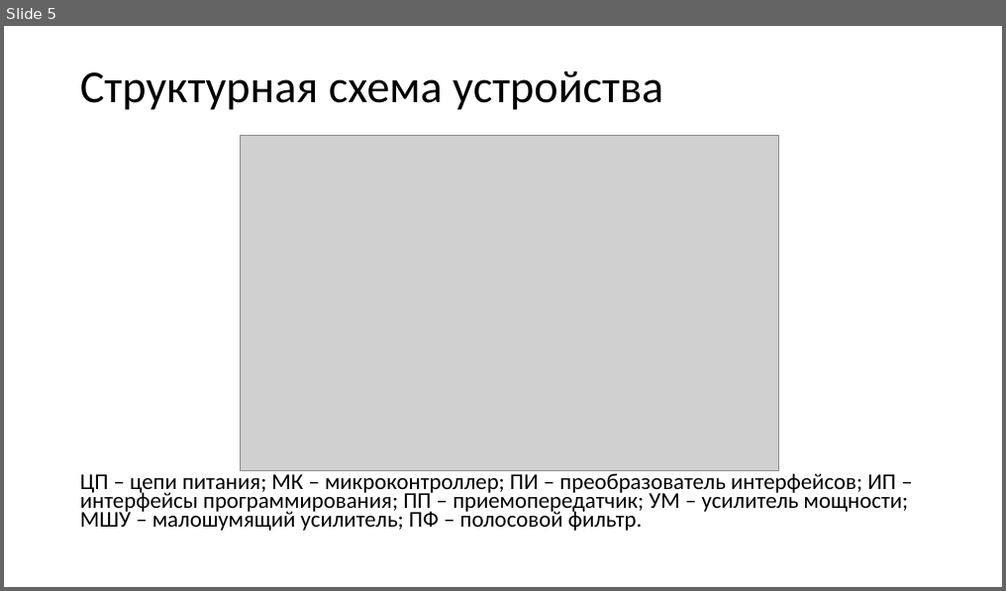
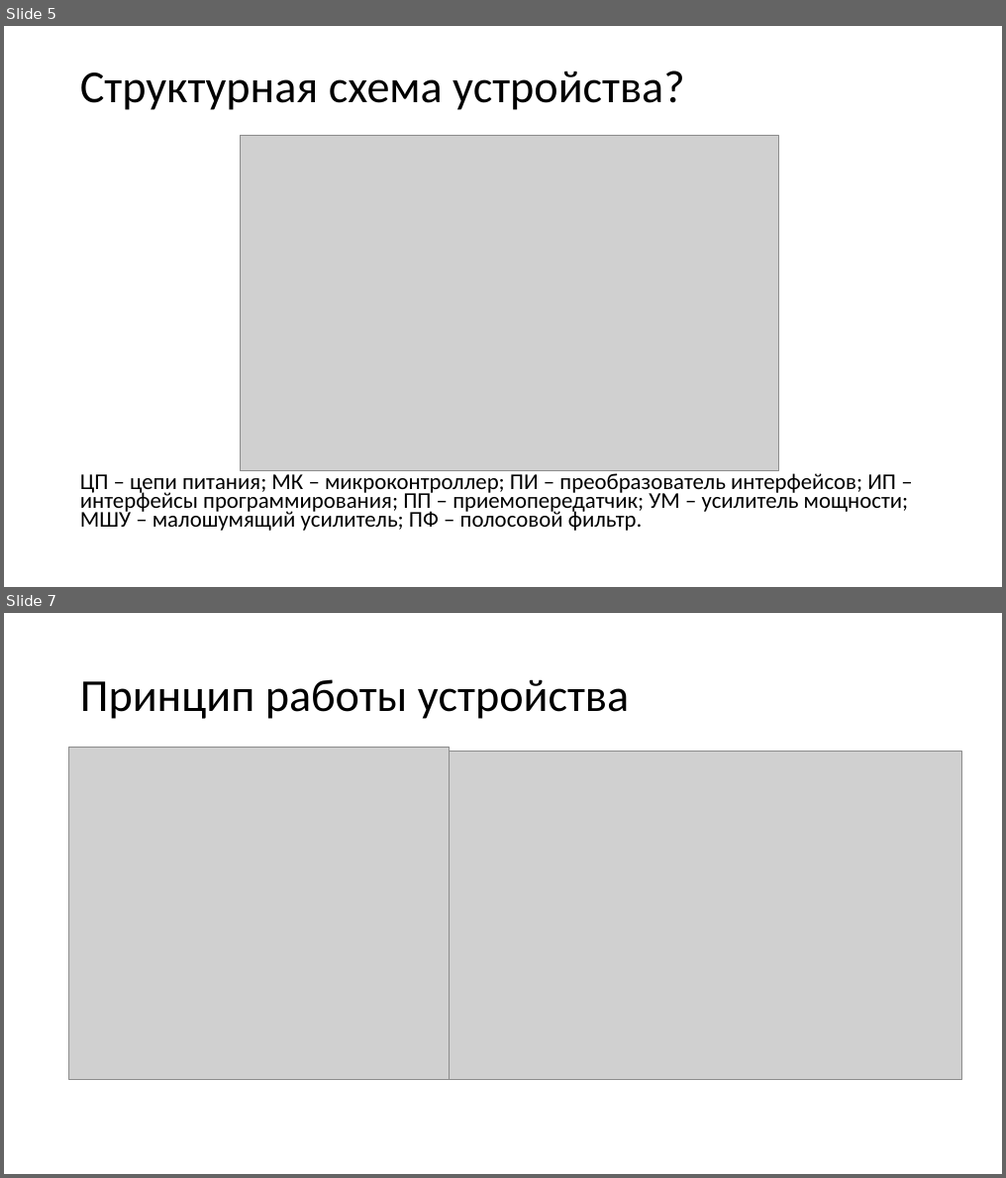
Before and after one commit to wei-blip/diploma, a slide deck: предзащита.pptx. Shown one above the other, each under a label of ours: slide 5 before the commit, slides 5 and 7 after it; the slides between them are not shown. The pictures are 1006x591 and 1006x1178 pixels, drawn with LibreOffice and Linux fonts; fonts in the diff are those of the drawing; grey boxes stand for pictures. Boxes give left, top, right and bottom in pixels: in the first picture for what was removed or moved away, otherwise in the second. Text is boxed around its words. In the diff, an @@ line names an element or a change of style, - is before the commit and + after.

```diff
--- a/предзащита.pptx
+++ b/предзащита.pptx
@@ slide 7 added at [4, 613, 1002, 1174], background #FFFFFF @@
@@ title added at [80, 679, 629, 719], 44 pt, text #000000 @@
+Принцип работы устройства
@@ picture added at [69, 747, 450, 1080] @@
@@ picture added at [450, 752, 961, 1079] @@
@@ slide 5 changed as well @@
@@ title at [80, 71, 685, 110]: text changed @@
-Структурная схема устройства
+Структурная схема устройства?
```
Also in this commit, not shown: 7 other slides changed, 5 other slides added, 2 slides removed, 4 other files.
